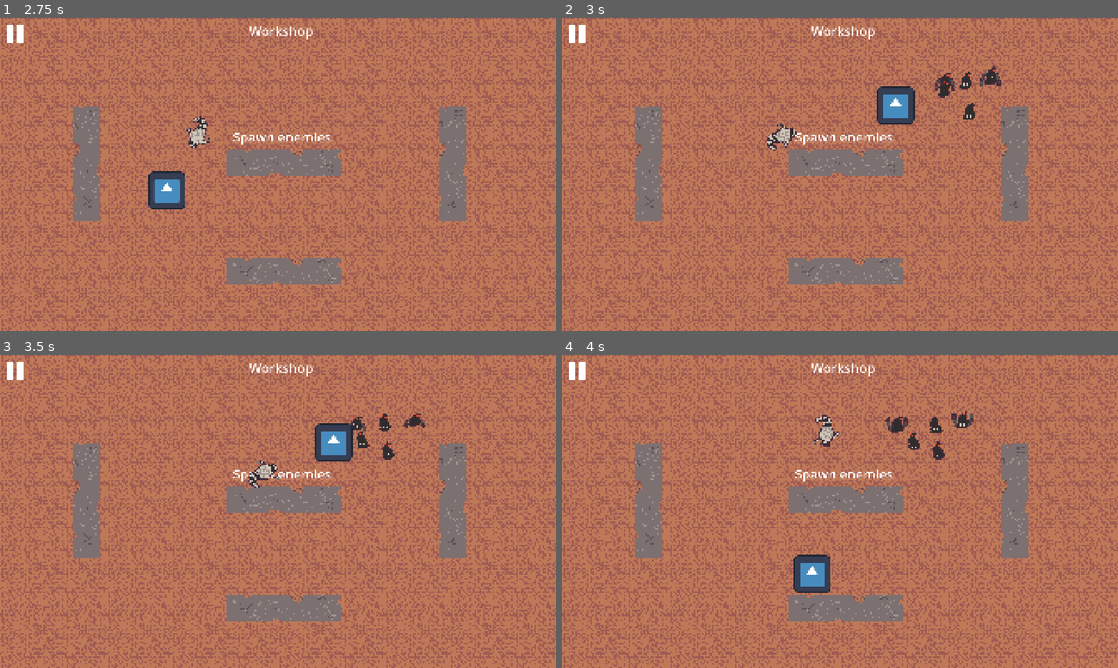
Above: before the commit, frames 1-4 (two rows, left to right).
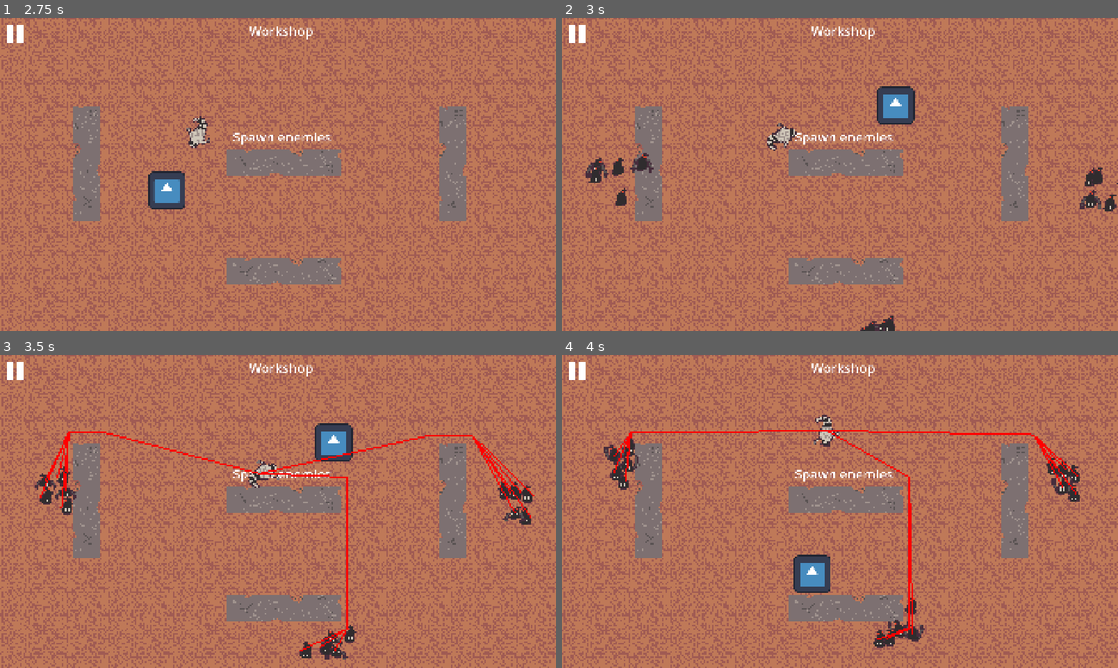
Above: after the commit, the same moments.

Repository: MagmutC3/418GC
Game: Godot game, scene res://Scenes/MainMenu/MainMenu.tscn
The game is run twice, just before and just after one commit, with the same random seed, the same clock (stepped at 60 frames per second) and the same inputs. The engine's default icon, where the game draws it, is replaced by a stand-in: a white triangle on a blue panel in a dark square. Sound files missing from this copy of the repository are replaced by a short silence.
Inputs (mouse positions are in pixels of both pictures, inside the frame that each line leads up to):
- Up to frame 1 (2.75 s): click "Start" at 0.5 s; tap Enter (ui_accept) at 1.25, 1.52, 2.27 s; move the mouse to (400, 158) at 1.27 s; hold Right (ui_right) 1.28-2.03 s; click (400, 158) at 1.35 s; move the mouse to (166, 190) at 2.02 s; hold Down (ui_down) from 2.03 s (still down); tap 1 at 2.1 s
- Up to frame 2 (3 s): move the mouse to (895, 105) at 2.77 s; release Down (ui_down) at 2.78 s; hold Right (ui_right) from 2.78 s (still down); tap 2 at 2.85 s
- Up to frame 3 (3.5 s): keep holding Right (ui_right)
- Up to frame 4 (4 s): move the mouse to (812, 574) at 3.52 s; release Right (ui_right) at 3.53 s; hold Up (ui_up) from 3.53 s (still down); tap 3 at 3.6 s; tap Enter (ui_accept) at 3.77 s

Frame 1 is identical in both runs. In frame 2, 1.6% of the frame differs, in the area x 4-100%, y 15-100%; in frame 3, 2.8%, in the area x 6-97%, y 18-98%; in frame 4, 2.8%.

Commit message:
enemy navigation (#12)

Diff:
--- a/Objects/Enemies/GigaRubbish.tscn
+++ b/Objects/Enemies/GigaRubbish.tscn
@@ -3,8 +3,8 @@
 [ext_resource type="Script" uid="uid://b1lh8orm3ygr8" path="res://Objects/Enemies/enemy_rubbish_giga.gd" id="1_14e5n"]
 [ext_resource type="Texture2D" uid="uid://45qmwcnbocb4" path="res://images/enemies/gigaworek.png" id="2_14e5n"]
 
-[sub_resource type="RectangleShape2D" id="RectangleShape2D_711mf"]
-size = Vector2(129, 124)
+[sub_resource type="CircleShape2D" id="CircleShape2D_14e5n"]
+radius = 50.0
 
 [sub_resource type="AtlasTexture" id="AtlasTexture_5ifft"]
 atlas = ExtResource("2_14e5n")
@@ -64,7 +64,7 @@
 
 [node name="CollisionShape2D" type="CollisionShape2D" parent="."]
 position = Vector2(1.5, -4)
-shape = SubResource("RectangleShape2D_711mf")
+shape = SubResource("CircleShape2D_14e5n")
 
 [node name="Sprite2D" type="AnimatedSprite2D" parent="."]
 texture_filter = 1
@@ -73,3 +73,4 @@
 sprite_frames = SubResource("SpriteFrames_n0lrt")
 
 [node name="NavigationAgent2D" type="NavigationAgent2D" parent="."]
+debug_enabled = true
--- a/Objects/Enemies/SmallRubbish.tscn
+++ b/Objects/Enemies/SmallRubbish.tscn
@@ -3,8 +3,9 @@
 [ext_resource type="Script" uid="uid://ccepuxa4uksxv" path="res://Objects/Enemies/enemy_rubbish_small.gd" id="1_s4hkw"]
 [ext_resource type="Texture2D" uid="uid://g4qt1nnr4hh5" path="res://images/enemies/worek_zwykly.png" id="3_106yf"]
 
-[sub_resource type="RectangleShape2D" id="RectangleShape2D_711mf"]
-size = Vector2(129, 124)
+[sub_resource type="CapsuleShape2D" id="CapsuleShape2D_tavwd"]
+radius = 35.0
+height = 120.0
 
 [sub_resource type="AtlasTexture" id="AtlasTexture_8je80"]
 atlas = ExtResource("3_106yf")
@@ -49,8 +50,8 @@
 health = 2.0
 
 [node name="CollisionShape2D" type="CollisionShape2D" parent="."]
-position = Vector2(1.5, -4)
-shape = SubResource("RectangleShape2D_711mf")
+position = Vector2(1, -5)
+shape = SubResource("CapsuleShape2D_tavwd")
 
 [node name="Sprite2D" type="AnimatedSprite2D" parent="."]
 texture_filter = 1
@@ -59,3 +60,4 @@
 sprite_frames = SubResource("SpriteFrames_n0lrt")
 
 [node name="NavigationAgent2D" type="NavigationAgent2D" parent="."]
+debug_enabled = true
--- a/Objects/Spawner/spawner.gd
+++ b/Objects/Spawner/spawner.gd
@@ -2,9 +2,8 @@
 
 @export var entity = []
 @export var quantity: int = 1
-@export var max_instances: int = 30
+@export var max_instances: int = 10
 
-var current_count: int = 0
 @onready var rng = RandomNumberGenerator.new()
 
 func _ready() -> void:
@@ -13,7 +12,7 @@
 func spawn_player() -> void:
 	var e = entity[0].instantiate()
 	owner.add_child(e)
-	e.global_position = $".".global_position
+	e.global_position = self.global_position
 
 func spawn_enemy() -> void:
 	for i in range(quantity):
@@ -24,14 +23,11 @@
 		else:
 			enemy_instance = entity[0].instantiate()
 
-		if current_count >= max_instances:
+		if self.get_child_count() >= max_instances:
 			return  # do not spawn more
 		add_child(enemy_instance)
 
 		enemy_instance.position = Vector2(randf() * 400, randf() * 300)
 
-		# Track instances
-		current_count += 1
-
 		# Connect signal to decrement count when enemy is removed
 		enemy_instance.connect("tree_exited", Callable(self, "_on_enemy_removed"))
--- a/Scenes/GameField/GameField.tscn
+++ b/Scenes/GameField/GameField.tscn
@@ -6,7 +6,6 @@
 [ext_resource type="PackedScene" uid="uid://b8icd7nvpfair" path="res://Objects/Wall/Wall.tscn" id="3_8mfdk"]
 [ext_resource type="PackedScene" uid="uid://0p26cuq3mpnf" path="res://Objects/WorkshopPopup/WorkshopPopup.tscn" id="4_35sir"]
 [ext_resource type="PackedScene" uid="uid://dho5ccwrco3qp" path="res://Objects/Spawner/Spawner.tscn" id="5_eadpp"]
-[ext_resource type="Script" uid="uid://b5ou3sgknxmye" path="res://Objects/Spawner/spawner.gd" id="6_ejngd"]
 [ext_resource type="PackedScene" uid="uid://di51071gnb1ro" path="res://Objects/Enemies/SmallRubbish.tscn" id="6_o5okw"]
 [ext_resource type="PackedScene" uid="uid://dychwkliyuwvd" path="res://Objects/Enemies/GigaRubbish.tscn" id="8_s7lvq"]
 
@@ -20,12 +19,13 @@
 size = Vector2(738, 154)
 
 [sub_resource type="NavigationPolygon" id="NavigationPolygon_o5okw"]
-vertices = PackedVector2Array(3492.9688, 1856.9688, -287.9297, 1848.0234, -274.0625, -219.0625, 3488.0234, -241.92969)
-polygons = Array[PackedInt32Array]([PackedInt32Array(0, 1, 2, 3)])
-outlines = Array[PackedVector2Array]([PackedVector2Array(-284, -229, -298, 1858, 3503, 1867, 3498, -252)])
+vertices = PackedVector2Array(2086.8438, 1621.0625, 2091.1563, 1346.1016, 2650.8984, 1174, 2960.1016, 1174, 3492.9688, 1856.9688, 2084.7813, 866.96875, 1194.3438, 1336.8984, 432.03906, 1168.6563, 1204.9609, 870.03906, 3488.0234, -241.92969, 2950.8984, 280.85156, -274.0625, -219.0625, 2660.1016, 285.14844, 2091.2188, 572.90625, 1206.0391, 581.09375, 427.95313, 268, 166.1875, 268, -287.9297, 1848.0234, 148.79688, 1178.3516, 1184.6484, 1615.9375)
+polygons = Array[PackedInt32Array]([PackedInt32Array(0, 1, 2, 3, 4), PackedInt32Array(5, 2, 1, 6, 7, 8), PackedInt32Array(9, 4, 3, 10), PackedInt32Array(11, 9, 10, 12), PackedInt32Array(11, 12, 13, 14, 15), PackedInt32Array(13, 12, 2, 5), PackedInt32Array(8, 7, 15, 14), PackedInt32Array(11, 15, 16), PackedInt32Array(17, 11, 16, 18), PackedInt32Array(7, 6, 19, 17, 18), PackedInt32Array(0, 4, 17, 19)])
+outlines = Array[PackedVector2Array]([PackedVector2Array(-284, -229, -298, 1858, 3503, 1867, 3498, -252), PackedVector2Array(176, 278, 418, 278, 422, 1159, 159, 1168), PackedVector2Array(1216, 591, 2081, 583, 2075, 857, 1215, 860), PackedVector2Array(1204, 1347, 2081, 1356, 2077, 1611, 1195, 1606), PackedVector2Array(2670, 295, 2941, 291, 2950, 1164, 2661, 1164)])
 
 [node name="GameField" type="Node2D" groups=["GAME_FIELD"]]
 script = ExtResource("1_3gtc0")
+enemy_spawners = [NodePath("EnemySpawner"), NodePath("EnemySpawner2"), NodePath("EnemySpawner3")]
 
 [node name="BG" type="TextureRect" parent="."]
 z_index = -10
@@ -47,12 +47,6 @@
 
 [node name="CollisionShape2D" type="CollisionShape2D" parent="Boundaries"]
 position = Vector2(-72.5, 1066.5)
-shape = SubResource("RectangleShape2D_8mfdk")
-
-[node name="CollisionShape2D5" type="CollisionShape2D" parent="Boundaries"]
-position = Vector2(100, 100)
-rotation = -2.867576
-scale = Vector2(0.99999994, 0.99999994)
 shape = SubResource("RectangleShape2D_8mfdk")
 
 [node name="CollisionShape2D2" type="CollisionShape2D" parent="Boundaries"]
@@ -90,20 +84,29 @@
 entity = [ExtResource("2_l1733")]
 
 [node name="EnemySpawner" parent="." instance=ExtResource("5_eadpp")]
-position = Vector2(2606, 406)
+position = Vector2(200, 1000)
 entity = [ExtResource("6_o5okw"), ExtResource("8_s7lvq")]
 quantity = 5
 
-[node name="Area2D" type="Area2D" parent="."]
+[node name="EnemySpawner2" parent="." instance=ExtResource("5_eadpp")]
+position = Vector2(3550, 1000)
+entity = [ExtResource("6_o5okw"), ExtResource("8_s7lvq")]
+quantity = 5
+
+[node name="EnemySpawner3" parent="." instance=ExtResource("5_eadpp")]
+position = Vector2(1940, 2000)
+entity = [ExtResource("6_o5okw"), ExtResource("8_s7lvq")]
+quantity = 5
+
+[node name="SpawnTrigger" type="Area2D" parent="."]
 position = Vector2(1608, 758)
 collision_layer = 2
-script = ExtResource("6_ejngd")
 
-[node name="CollisionShape2D" type="CollisionShape2D" parent="Area2D"]
+[node name="CollisionShape2D" type="CollisionShape2D" parent="SpawnTrigger"]
 position = Vector2(359, 67)
 shape = SubResource("RectangleShape2D_eadpp")
 
-[node name="Label" type="Label" parent="Area2D"]
+[node name="Label" type="Label" parent="SpawnTrigger"]
 offset_right = 40.0
 offset_bottom = 23.0
 theme_override_font_sizes/font_size = 90
@@ -113,4 +116,4 @@
 position = Vector2(308, 271)
 navigation_polygon = SubResource("NavigationPolygon_o5okw")
 
-[connection signal="body_entered" from="Area2D" to="." method="_on_area_2d_body_entered"]
+[connection signal="body_entered" from="SpawnTrigger" to="." method="_on_area_2d_body_entered"]
--- a/Scenes/GameField/game_field.gd
+++ b/Scenes/GameField/game_field.gd
@@ -1,7 +1,7 @@
 extends Node2D
 
 @onready var player_spawner: Node2D = $PlayerSpawner
-@onready var enemy_spawner: Node2D = $EnemySpawner
+@export var enemy_spawners = []
 
 
 func _ready():
@@ -14,4 +14,6 @@
 	get_tree().call_group("MAIN_CHARACTER", "activate")
 
 func _on_area_2d_body_entered(body: Node2D) -> void:
-	enemy_spawner.call_deferred("spawn_enemy")
+	for spawner in enemy_spawners:
+		print("a")
+		get_node(spawner).call_deferred("spawn_enemy")
--- a/scripts/enemy.gd
+++ b/scripts/enemy.gd
@@ -2,7 +2,7 @@
 class_name Enemy
 
 @export var health : float = 100
-@export var movementSpeed : float = 100
+@export var movementSpeed : float = 200
 @export_range(0,1,0.01) var dropChance : float
 @export var loot : PackedScene
 
Not shown: 1 places in Scenes/GameField/GameField.tscn that only renumber resources
